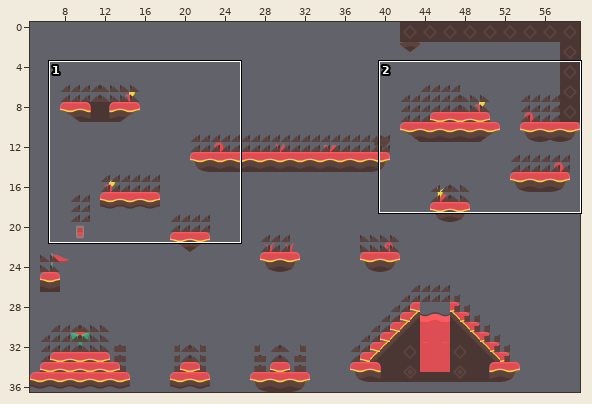
Two versions of a level (Tiled map, resources/mapas/mapaMar.tmx). The picture above shows the old version from afar; the outline marks the close-up.
Close-up. Earlier state:
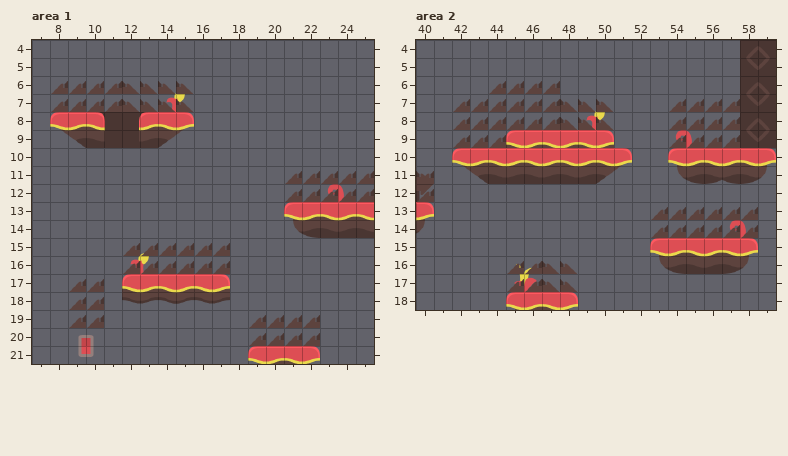
Cells are 32x32 px. Shown: area 1 x 7..25, y 4..21; area 2 x 40..59, y 4..18. The commit also changed other parts of the map, which this record leaves out.
Now the later version:
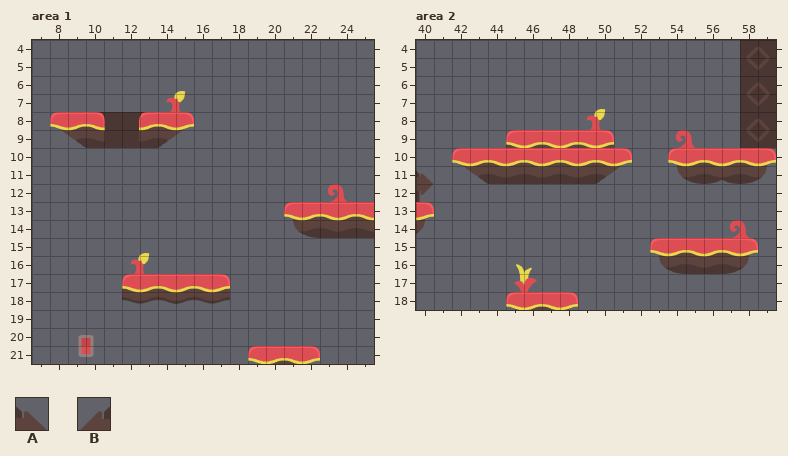
Key: from "tilesheet_complete": A 913, B 914.
_ is an empty cell.
Change:
{"where": "layer \"IA bajar\" (now hidden), area 1"}
{"y":6,"x":8,"old":"BBBBAAAA","new":"________"}
{"y":7,"x":8,"old":"BBBBAAAA","new":"________"}
{"y":11,"x":21,"old":"BBBBB","new":"_____"}
{"y":12,"x":21,"old":"BBBBB","new":"_____"}
{"y":15,"x":12,"old":"BBBBBB","new":"______"}
{"y":16,"x":12,"old":"BBBBBB","new":"______"}
{"y":17,"x":9,"old":"BB","new":"__"}
{"y":18,"x":9,"old":"BB","new":"__"}
{"y":19,"x":9,"old":"BB","new":"__"}
{"y":19,"x":19,"old":"BBBB","new":"____"}
{"y":20,"x":19,"old":"BBBB","new":"____"}
{"where": "layer \"IA bajar\" (now hidden), area 2"}
{"y":6,"x":44,"old":"BBBB","new":"____"}
{"y":7,"x":42,"old":"BBBBBBAAA","new":"_________"}
{"y":7,"x":54,"old":"BBBB","new":"____"}
{"y":8,"x":42,"old":"BBBBBBAAA","new":"_________"}
{"y":8,"x":54,"old":"BBBB","new":"____"}
{"y":9,"x":42,"old":"BBB","new":"___"}
{"y":9,"x":54,"old":"BBBB","new":"____"}
{"y":11,"x":40,"old":"B","new":"_"}
{"y":12,"x":40,"old":"B","new":"_"}
{"y":13,"x":53,"old":"BBBBBB","new":"______"}
{"y":14,"x":53,"old":"BBBBBB","new":"______"}
{"y":16,"x":45,"old":"BBAA","new":"____"}
{"y":17,"x":45,"old":"BBAA","new":"____"}
